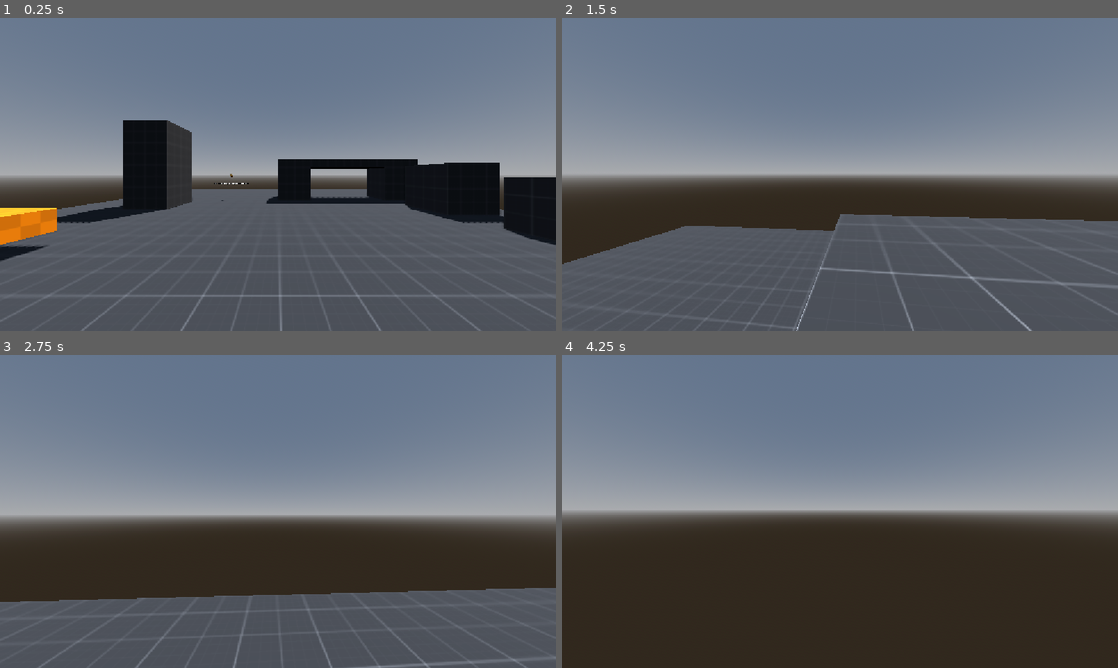
Above: before the commit, frames 1-4 (two rows, left to right).
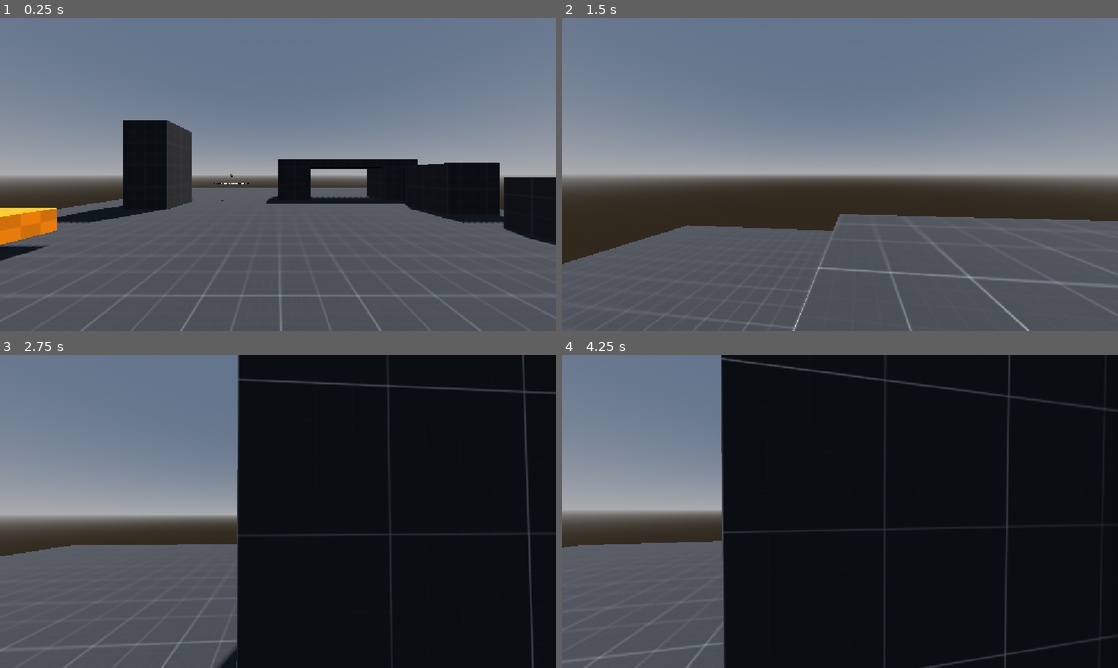
Above: after the commit, the same moments.

Repository: mensiamondher-coder/pfems
Game: Godot game, scene res://maps/prototype/prototype_level.tscn
The game is run twice, just before and just after one commit, with the same random seed, the same clock (stepped at 60 frames per second) and the same inputs.
Inputs (mouse positions are in pixels of both pictures, inside the frame that each line leads up to):
- Up to frame 1 (0.25 s): no input
- Up to frame 2 (1.5 s): move the mouse to (867, 174) at 0.52 s; hold W (move_forward) from 0.53 s (still down); tap Shift (dash) at 0.6, 1.35 s; tap Space (jump) at 0.77 s; move the mouse to (812, 174) at 1.27 s
- Up to frame 3 (2.75 s): keep holding W (move_forward); tap Space (jump) at 1.52 s; move the mouse to (289, 505) at 2.02 s; tap Shift (dash) at 2.1 s
- Up to frame 4 (4.25 s): keep holding W (move_forward); move the mouse to (834, 517) at 2.77 s; tap Shift (dash) at 2.85, 3.6 s; tap Space (jump) at 3.02, 3.77 s; move the mouse to (878, 514) at 3.52 s

The runs differ from the first frame. In frame 1, 0.1% of the frame differs, in the area x 0-87%, y 46-73%; in frame 2, 0.4%; in frame 3, 65%; in frame 4, 82%, in the area x 0-100%, y 0-100%.

Commit message:
Dash cleanup
Realized that the tween logic is fine, now, no hops, added correction offset that perfectly corrects the motion, also Setting Velocity to ZERO before the dash, removes any spare jumps, gliches, gravity collapse and any other motion late to the party

Diff:
--- a/Player/player.gd
+++ b/Player/player.gd
@@ -7,9 +7,10 @@
 
 
 
+
 @export var playerbody: Player
 
-
+var is_dashing = false
 
 
 
@@ -32,6 +33,7 @@
 @export var jump_force: float = 7.0
 @export var dash_duration: float = 0.15
 @export var dash_distance: float = 4
+@export var correction_offset = 0.815
 
 
 
@@ -81,7 +83,7 @@
 # ── Gravity ──────────────────────────────────────────────────────────────────
 
 func _apply_gravity(delta: float) -> void:
-	if not is_on_floor():
+	if not is_on_floor() and not is_dashing:
 		velocity.y -= gravity * delta
 
 
@@ -154,19 +156,17 @@
 
 		# Multiply the movement vector by the fraction to get the safe offset
 		var safe_movement = (dash_vector * dash_distance) * safe_fraction
-
 		# Return the global position of the shape right before impact
 		return shape_cast.global_position + safe_movement
 
 	# If no collision occurs, it's safe to travel the full distance
 
-	shape_cast.global_position.y = self.global_position.y
+
 	return shape_cast.global_position + dash_vector * dash_distance
 
 func dash():
-
 	var stop_position = get_dash_stop_position(_get_input_direction())
-
+	velocity = Vector3.ZERO
 	set_physics_process(false)
 
 	# 2. Create the tween
@@ -177,11 +177,12 @@
 	tween.set_ease(Tween.EASE_OUT)
 
 	# 3. Animate the global_position to the target
-	tween.tween_property(self, "global_position", stop_position, dash_duration)
+	tween.tween_property(self, "global_position", stop_position + (Vector3.DOWN * correction_offset) , dash_duration)
 
 	# 4. Turn physics back on when the dash finishes
 	tween.finished.connect(func():
 		set_physics_process(true)
+		is_dashing = false
 		# Optional: Give the player a little forward momentum kick after the dash ends
-		velocity = (stop_position - global_position).normalized() * 1
+		# velocity = (stop_position - global_position).normalized()
 	)
--- a/Player/player.tscn
+++ b/Player/player.tscn
@@ -24,7 +24,7 @@
 gravity = 15.0
 
 [node name="CollisionShape3D" type="CollisionShape3D" parent="." unique_id=1384579675]
-transform = Transform3D(1, 0, 0, 0, 1, 0, 0, 0, 1, 0, 0.8125, 0)
+transform = Transform3D(1, 0, 0, 0, 1, 0, 0, 0, 1, 0, 0.815, 0)
 shape = SubResource("CapsuleShape3D_player")
 
 [node name="DebugMesh" type="MeshInstance3D" parent="CollisionShape3D" unique_id=989102875]
